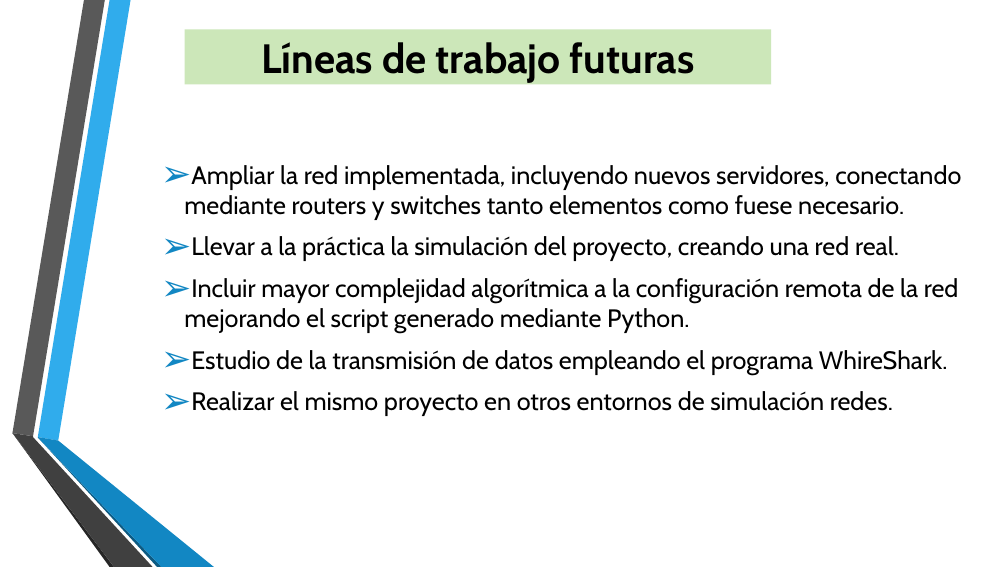
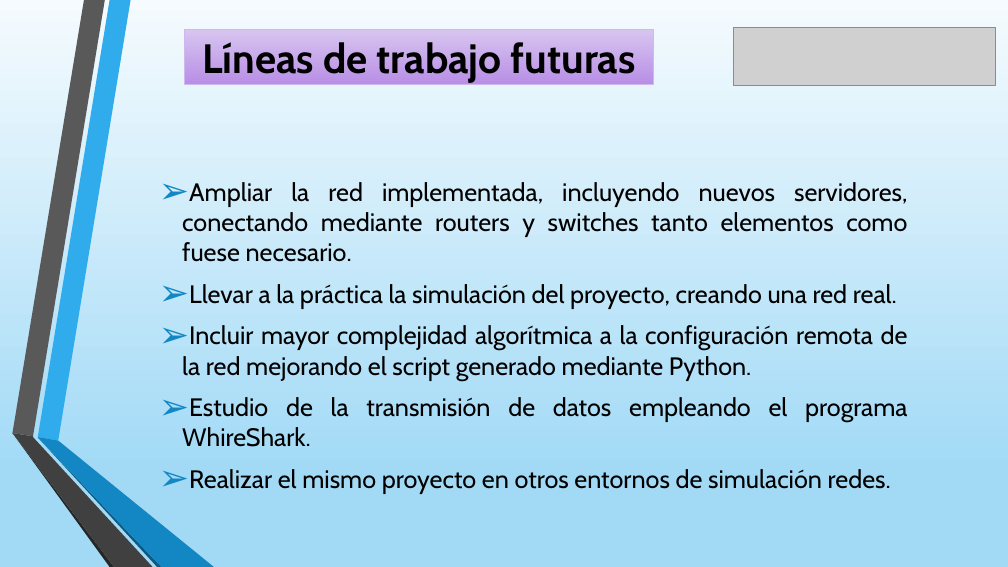
Before and after one commit to javi13gg/TFG_GII_O_MA_18.01-Simulaci-n-de-redes-con-GNS3, a slide deck: slide 12 of PRESENTACION.pptx (slide 11 before the commit). Drawn at 1008x567 pixels with LibreOffice and Linux fonts; fonts in the diff are those of the drawing; grey boxes stand for pictures; background and template pictures are left out. Boxes give left, top, right and bottom in pixels: in the first picture for what was removed or moved away, otherwise in the second. Text is boxed around its words. In the diff, an @@ line names an element or a change of style, - is before the commit and + after.

```diff
--- a/PRESENTACION.pptx
+++ b/PRESENTACION.pptx
@@ background picture (left out) to gradient #F5FBFE to #A2DAF6 to #C1E6F9 @@
@@ rectangle "Líneas de trabajo futuras": place and size @@
-rectangle "Líneas de trabajo futuras" at <box>185,29,771,85</box>
+rectangle "Líneas de trabajo futuras" at <box>185,29,653,85</box>
@@ rectangle "Líneas de trabajo futuras" at <box>185,29,653,85</box>: fill #CCE7B9 to gradient #D9C6F1 to #B88EE6; outline none to #D0B8EE 0.75 pt @@
@@ picture added at <box>734,27,996,85</box> @@
@@ text "Ampliar la red implementada, incluyendo ...": place and size @@
-text "Ampliar la red implementada, incluyendo ..." at <box>184,165,961,416</box>
+text "Ampliar la red implementada, incluyendo ..." at <box>182,182,908,494</box>
@@ text "Ampliar la red implementada, incluyendo ..." at <box>182,182,908,494</box>: alignment left to justified @@
```
Also in this commit, not shown: 12 other slides changed, 1 slide added.
